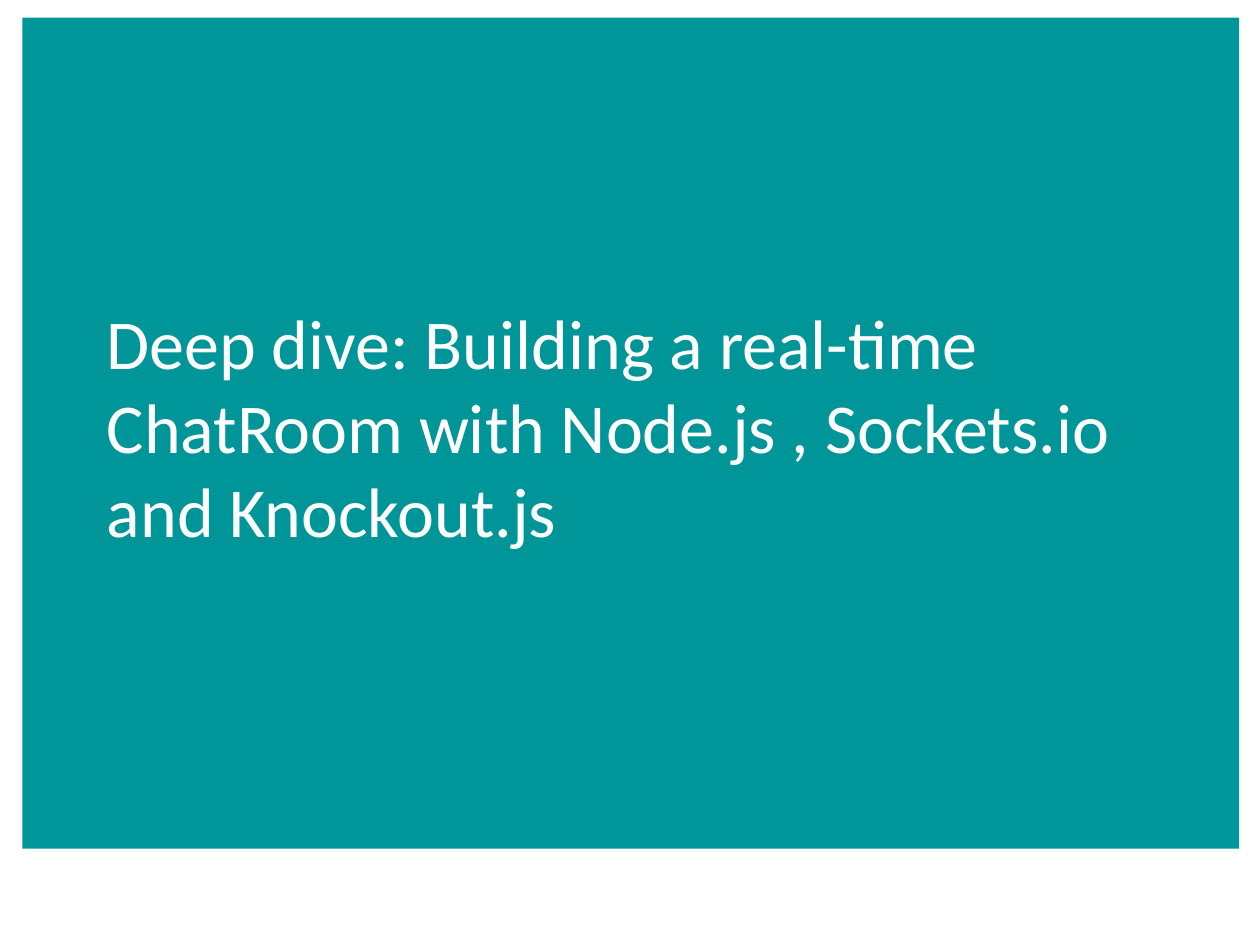
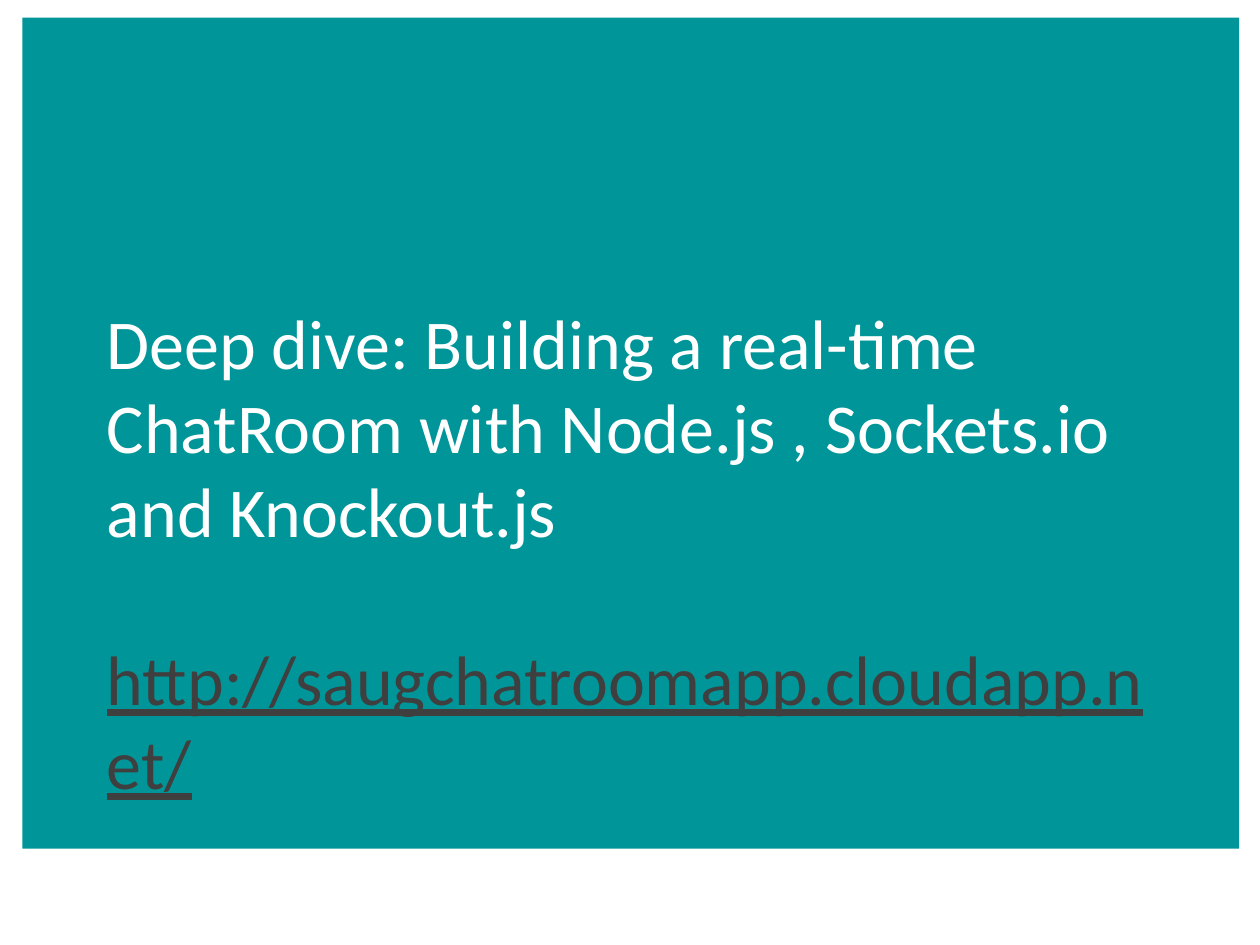
Before and after one commit to aidancasey/AzureNodeChatClient, a slide deck: slide 16 of presentation/Building Node.js Applications on Windows Azure.pptx. Drawn at 1260x945 pixels with LibreOffice and Linux fonts; fonts in the diff are those of the drawing; background and template pictures are left out. Boxes give left, top, right and bottom in pixels: in the first picture for what was removed or moved away, otherwise in the second. Text is boxed around its words. In the diff, an @@ line names an element or a change of style, - is before the commit and + after.

```diff
--- a/presentation/Building Node.js Applications on Windows Azure.pptx
+++ b/presentation/Building Node.js Applications on Windows Azure.pptx
@@ title at (107, 320, 1143, 717): text changed @@
-Deep dive: Building a real-time ChatRoom with Node.js , Sockets.io and Knockout.js
+Deep dive: Building a real-time ChatRoom with Node.js , Sockets.io and Knockout.js
+http://saugchatroomapp.cloudapp.net/
```
Also in this commit, not shown: 18 other files.
